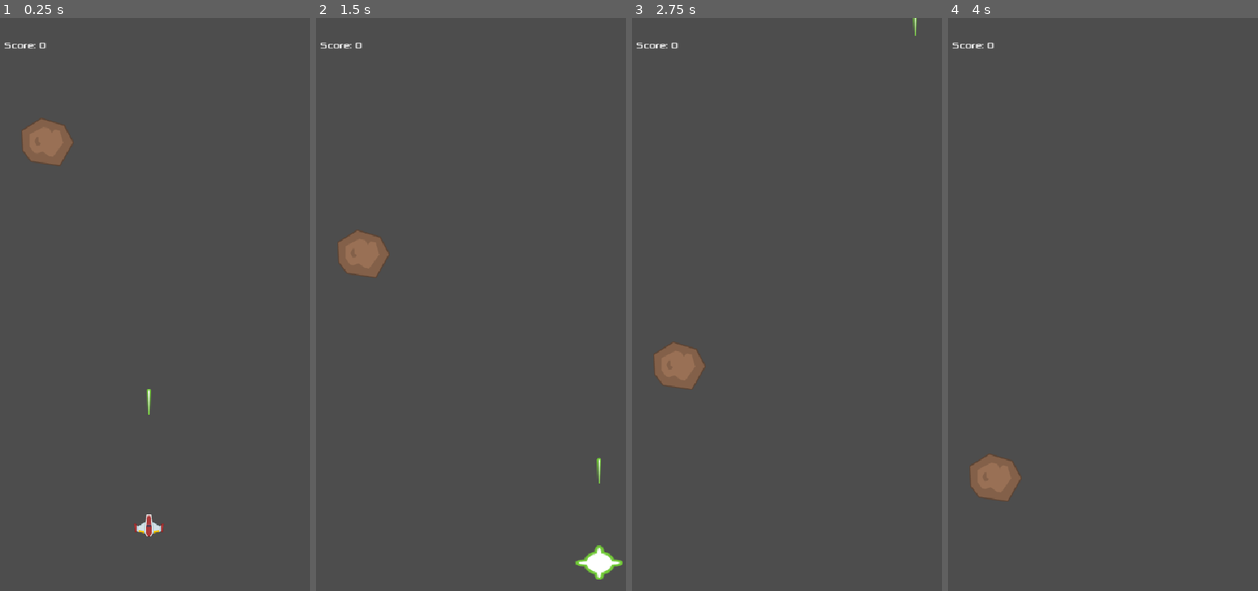
Above: before the commit, frames 1-4 (left to right).
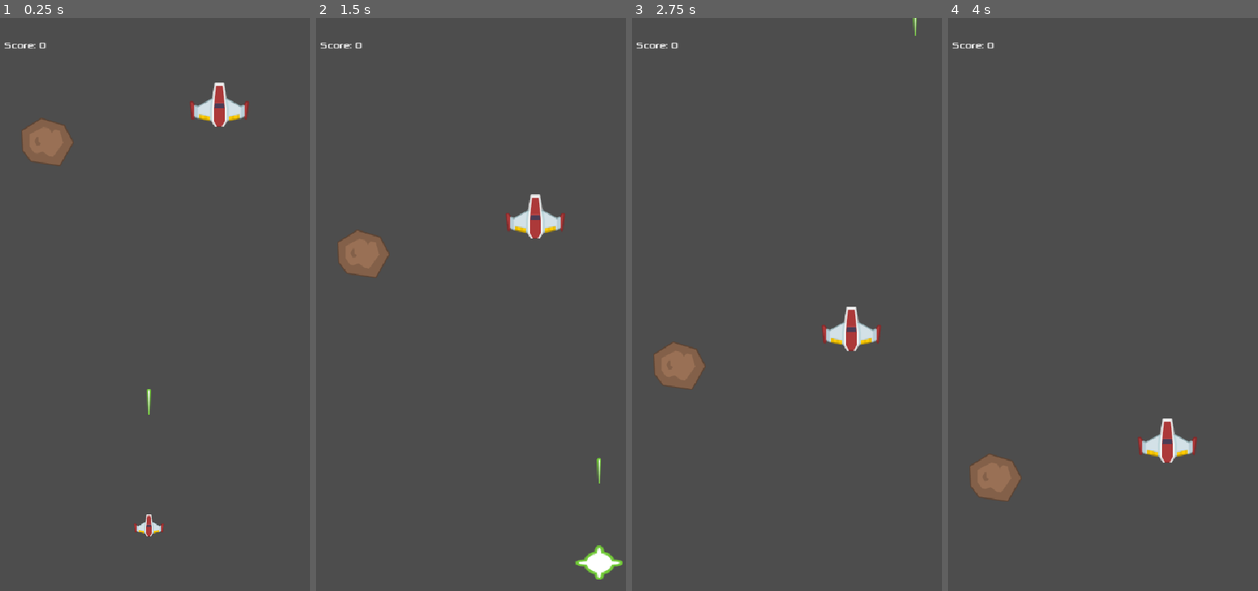
Above: after the commit, the same moments.

Repository: patsygibson/the_space_waste_game
Game: Godot game, scene res://scenes/main.tscn
The game is run twice, just before and just after one commit, with the same random seed, the same clock (stepped at 60 frames per second) and the same inputs.
Inputs:
- Up to frame 1 (0.25 s): no input
- Up to frame 2 (1.5 s): hold Right (move_right) 0.53-1.28 s; tap W (shield_activation) at 0.6 s; hold Down (move_down) from 1.28 s (still down); tap Space (shoot) at 1.35 s
- Up to frame 3 (2.75 s): release Down (move_down) at 2.03 s; hold Right (move_right) from 2.03 s (still down); tap W (shield_activation) at 2.1 s
- Up to frame 4 (4 s): release Right (move_right) at 2.78 s; hold Up (move_up) 2.78-3.53 s; tap Space (shoot) at 2.85 s; hold Left (move_left) from 3.53 s (still down); tap W (shield_activation) at 3.6 s

The runs differ from the first frame. In frame 1, 0.7% of the frame differs, in the area x 61-81%, y 11-19%; in frame 2, 0.7%; in frame 3, 0.7%, in the area x 61-81%, y 50-59%; in frame 4, 0.7%.

Commit message:
new node called "Trash" + score
The new node called "Trash" inherits from big brown however it's func _on_body_entered(body) is different, so the player doesn't die when it collides but instead gets absorded (dies) but the player stays and instead it adds to a score and updates the score label that is referenced and assigned to the player.

Diff:
--- a/scenes/bigbrown.gd
+++ b/scenes/bigbrown.gd
@@ -1,4 +1,7 @@
 class_name Bigbrown extends Area2D
+## This is the base Enemy Class.
+## It declares movement and overlap funtionality
+
 
 @export var speed = 150
 
--- a/scenes/main.tscn
+++ b/scenes/main.tscn
@@ -6,14 +6,16 @@
 [ext_resource type="PackedScene" uid="uid://bh6kra3wieuia" path="res://scenes/laser.tscn" id="3_sugp2"]
 [ext_resource type="FontFile" uid="uid://cki8bqwisf8qh" path="res://assets/Xolonium-Regular.ttf" id="5_tefeu"]
 [ext_resource type="Script" uid="uid://hvq3hsmkunp2" path="res://scripts/score_label.gd" id="6_o6xl0"]
+[ext_resource type="PackedScene" uid="uid://3b1xthyrxuae" path="res://scenes/trash.tscn" id="7_o6xl0"]
 
 [node name="Main" type="Node2D" unique_id=1683689896]
 script = ExtResource("1_0wfyh")
 metadata/_edit_vertical_guides_ = [-434.0]
 
-[node name="Player" parent="." unique_id=1104090414 groups=["player"] instance=ExtResource("2_sugp2")]
+[node name="Player" parent="." unique_id=1104090414 node_paths=PackedStringArray("score_label") groups=["player"] instance=ExtResource("2_sugp2")]
 position = Vector2(270, 850)
 collision_mask = 0
+score_label = NodePath("../UI/ScoreLabel")
 
 [node name="PlayerSpawnPos" type="Marker2D" parent="." unique_id=1460920092]
 position = Vector2(270, 850)
@@ -43,3 +45,7 @@
 theme_override_fonts/font = ExtResource("5_tefeu")
 text = "Score: 0"
 script = ExtResource("6_o6xl0")
+
+[node name="trash" parent="." unique_id=216112548 instance=ExtResource("7_o6xl0")]
+position = Vector2(388, 108)
+score_value = 1
--- /dev/null
+++ b/scenes/trash.tscn
@@ -0,0 +1,12 @@
+[gd_scene format=3 uid="uid://3b1xthyrxuae"]
+
+[ext_resource type="PackedScene" uid="uid://dvkg13qbh3dfe" path="res://scenes/bigbrown.tscn" id="1_3xixx"]
+[ext_resource type="Script" uid="uid://coqmigde0v30j" path="res://scripts/trash.gd" id="2_2cq4d"]
+[ext_resource type="Texture2D" uid="uid://b68u8kjedpuvo" path="res://assets/playerShip1_red.png" id="2_exrr5"]
+
+[node name="trash" unique_id=217626966 instance=ExtResource("1_3xixx")]
+script = ExtResource("2_2cq4d")
+score_value = 1
+
+[node name="Sprite2D" parent="." index="0" unique_id=530132345]
+texture = ExtResource("2_exrr5")
--- a/scripts/player.gd
+++ b/scripts/player.gd
@@ -4,8 +4,10 @@
 signal laser_shot(laser_scene, location)
 
 @export var speed = 300.0
+@export var score_label: Label
+@export var score = 0
+@onready var muzzle = $Muzzle
 
-@onready var muzzle = $Muzzle
 
 var laser_scene = preload("res://scenes/laser.tscn")
 
@@ -32,3 +34,10 @@
 
 func die():
 	queue_free()
+
+func update_score(value: int) -> void:
+	score += value
+	if score_label:
+		score_label.text = "Score: " + str(score)
+	else:
+		print("NO SCORE LABEL ASSIGNED")
--- /dev/null
+++ b/scripts/trash.gd
@@ -0,0 +1,19 @@
+class_name trash extends Bigbrown
+
+@export var score_value: int = 1
+
+# Called when the node enters the scene tree for the first time.
+func _ready() -> void:
+	pass # Replace with function body.
+
+
+# Called every frame. 'delta' is the elapsed time since the previous frame.
+func _process(delta: float) -> void:
+	super(delta)
+	pass
+
+func _on_body_entered(body):
+	if body is Player:
+		body.update_score(score_value)
+		print("TRASH HIT PLAYER. New Score: ", body.score)
+		die()
Not shown, added: scripts/trash.gd.uid
